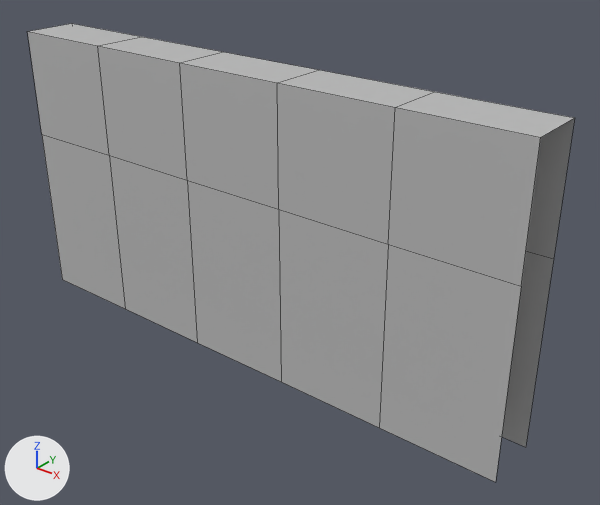
Before and after pictures for a commit that changed the FBX model somethingsomething/Assets/Model/Environment/storeRoom/storeRoomWallLeft.fbx.
Rendered twice from a 50 mm lens placed at (-3.76, -18.21, 5.71), pointed at (-9.26, -11.34, 1.45). The lights are fixed; the arrows at lower left show +X, +Y and +Z. Mesh edges are drawn as thin lines. Where no turn or scale is listed for an object, it has been applied to the vertices.

In view in the first picture: 'storeRoomWallLeft'.
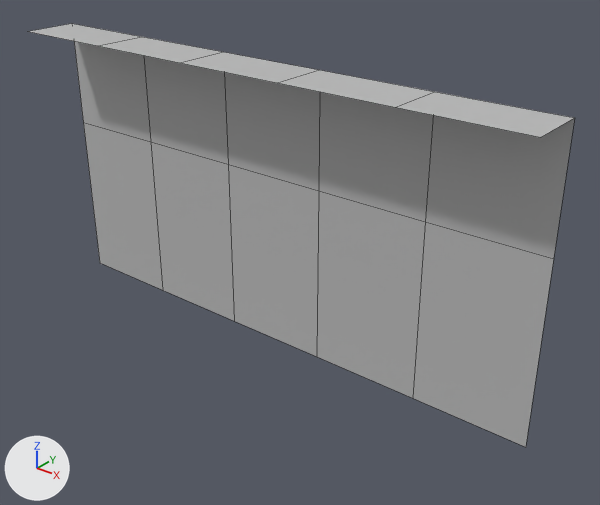
Diff of the bpy script that builds the scene:
```diff
--- a/somethingsomething/Assets/Model/Environment/storeRoom/storeRoomWallLeft.fbx.py
+++ b/somethingsomething/Assets/Model/Environment/storeRoom/storeRoomWallLeft.fbx.py
@@ me_mesh @@
 # used by ob_storeroomwallleft; location = (-6.3, -11.2, 0.0)
-me_mesh.from_pydata(...)  # 36 vertices, 25 faces; spans x -7.0..0.0, y -0.7..0.0, z 0.0..3.6
+me_mesh.from_pydata(...)  # 24 vertices, 15 faces; spans x -7.0..0.0, y -0.7..0.0, z 0.0..3.6
+# me_mesh part 1
+# 12 vertices are removed from x -7.0..0.0, y -0.7, z 0.0..2.23
+# 10 faces are deleted
 me_mesh.materials.append(mat_storeroomdiffuse)
```

Boxes (x1, y1, x2, y2) around the edits, measured in the pictures (600 x 505 px):
'storeRoomWallLeft', reshaped (8% shorter)
    before: (28, 24, 575, 482)
    after: (28, 24, 575, 447)
part 1 of me_mesh, deleted
    before: (28, 32, 541, 482)
